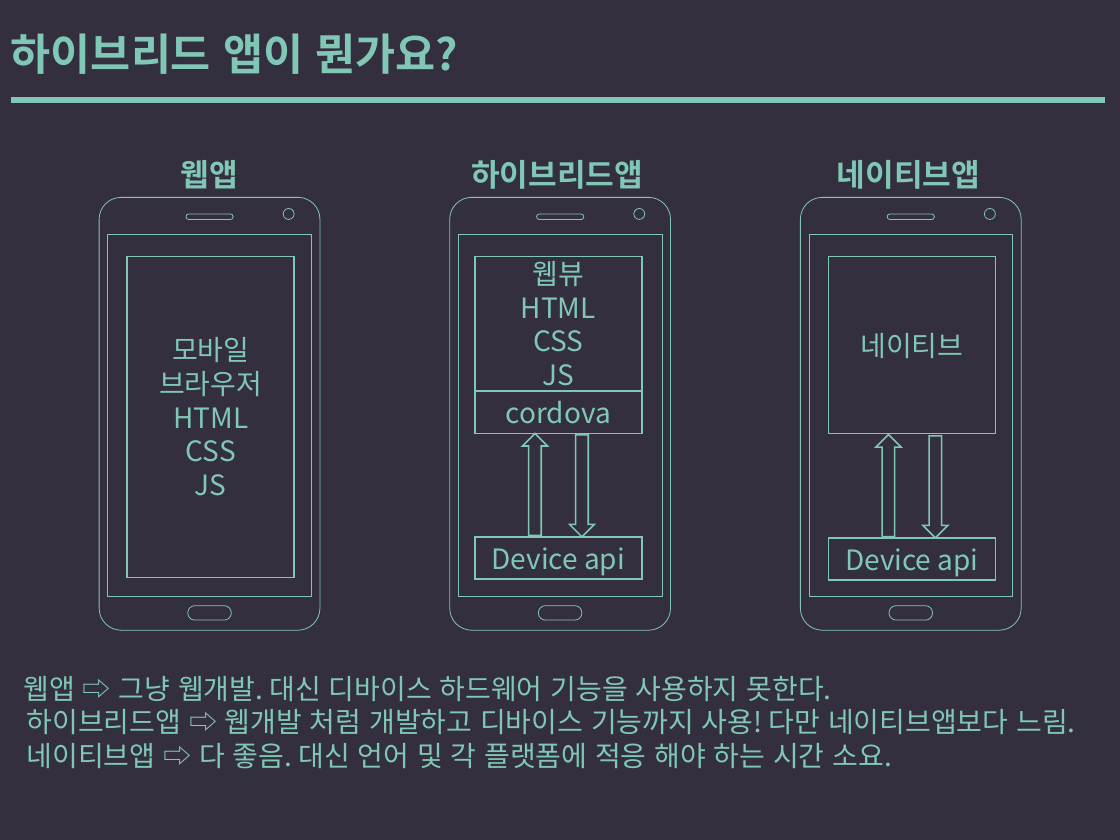
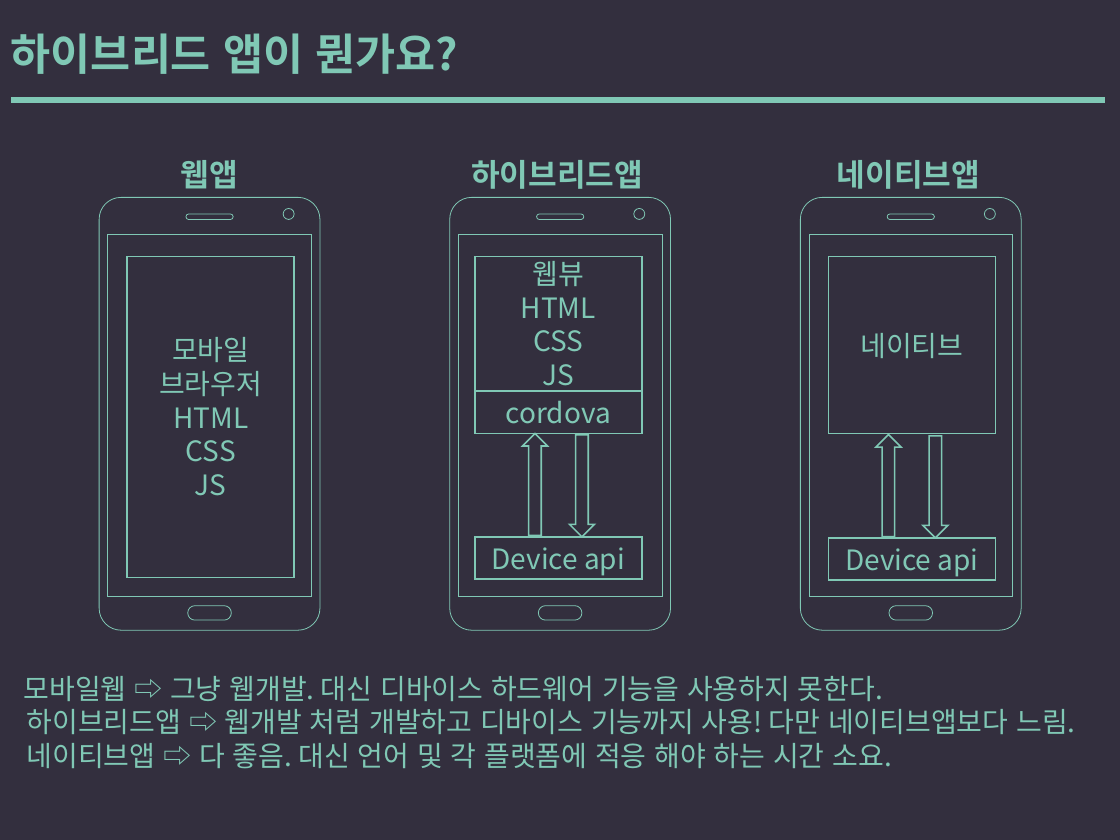
Before and after one commit to yysstory/mozzi, a slide deck: slide 3 of DOCS/1.pptx. Drawn at 1120x840 pixels with LibreOffice and Linux fonts; fonts in the diff are those of the drawing. Boxes give left, top, right and bottom in pixels: in the first picture for what was removed or moved away, otherwise in the second. Text is boxed around its words. In the diff, an @@ line names an element or a change of style, - is before the commit and + after.

```diff
--- a/DOCS/1.pptx
+++ b/DOCS/1.pptx
@@ text at [24,676,883,701]: text changed @@
-웹앱 ⇨ 그냥 웹개발. 대신 디바이스 하드웨어 기능을 사용하지 못한다.
+모바일웹 ⇨ 그냥 웹개발. 대신 디바이스 하드웨어 기능을 사용하지 못한다.
```
Also in this commit, not shown: 16 other slides changed, 1 slide added, 1 slide removed.
